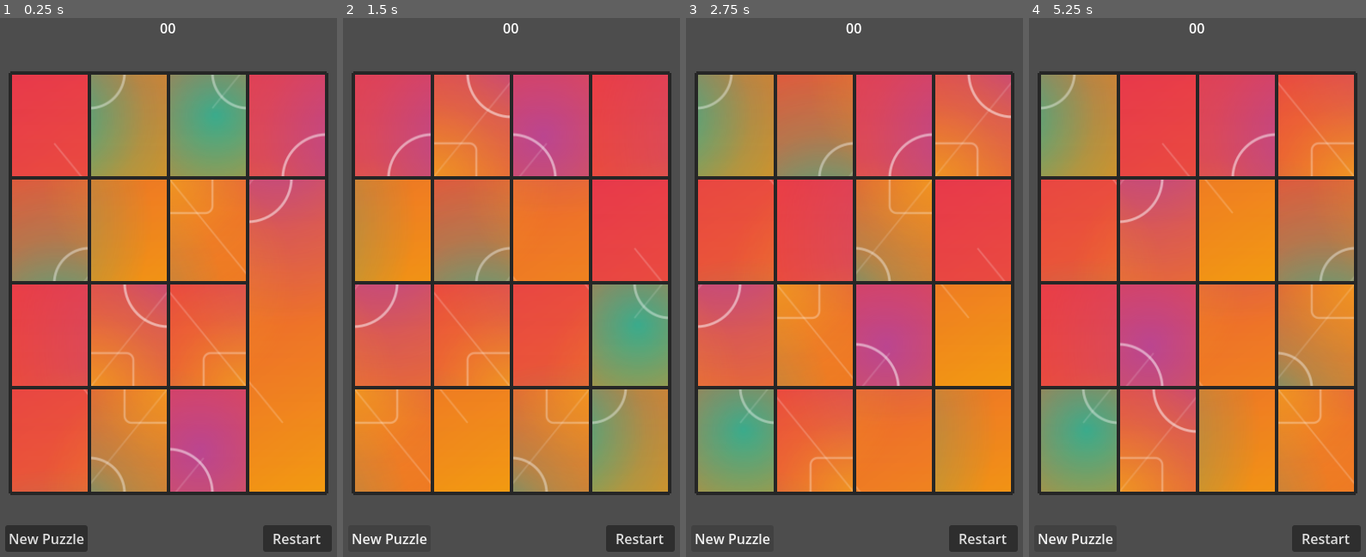
Above: before the commit, frames 1-4 (left to right).
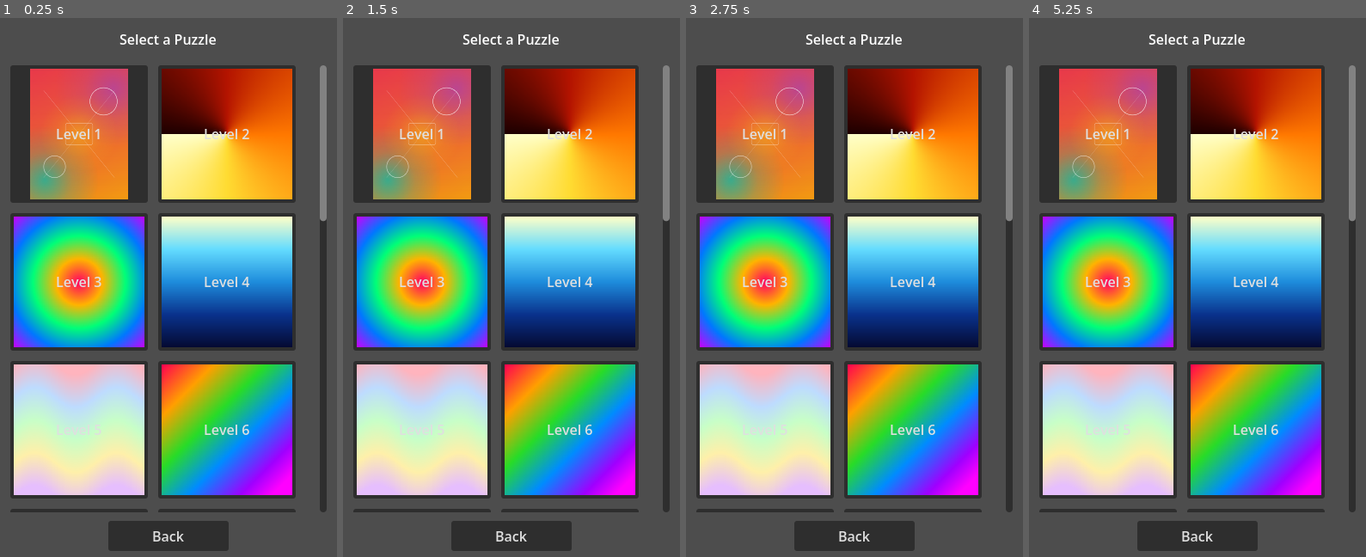
Above: after the commit, the same moments.

Repository: Gare22/Picture-Stitch-Puzzle
Game: Godot game, scene res://level_select.tscn
Same seed, same stepped clock (60 frames per second), same inputs: the game is played once before the commit and once after it. Before the commit the project starts from res://puzzle_game.tscn.
Inputs (mouse positions are in pixels of both pictures, inside the frame that each line leads up to):
- Up to frame 1 (0.25 s): no input
- Up to frame 2 (1.5 s): click (511, 535) at 0.5 s, where only the run after the commit has a clickable "Back"; click (390, 540) at 1.25 s, where only the run before the commit has a clickable "New Puzzle"
- Up to frame 3 (2.75 s): click (733, 540) at 2 s, where only the run before the commit has a clickable "New Puzzle"
- Up to frame 4 (5.25 s): click (1106, 136) at 2.75 s, where only the run after the commit has a clickable "Level 1"; click "New Puzzle" at 3.5 s; click (1106, 136) at 4.25 s, where only the run after the commit has a clickable "Level 1"; click "New Puzzle" at 5 s

The runs differ from the first frame. In frame 1, 79% of the frame differs, in the area x 1-99%, y 0-100%; in frame 2, 77%; in frame 3, 79%; in frame 4, 78%.

Commit message:
Add multi-level system, level select, and fix puzzle layout
- Add LevelManager autoload with @export level_images array
- Add level_select scene with thumbnail grid
- Add auto-numbered level names (Level 1, Level 2, ...)
- Add 10 gradient test images (6 portrait, 4 landscape/square)
- Fix puzzle board scaling to always fit within viewport
- Fix TextureRect expand_mode to prevent zoomed-in rendering
- Fix board centering by using calculated dimensions directly
- Update puzzle_game to load from LevelManager and add navigation
- Replace hardcoded puzzle_image.png with multi-image assets

Diff:
--- /dev/null
+++ b/autoload/level_manager.gd
@@ -0,0 +1,56 @@
+extends Node
+
+## Central registry of all available puzzle images.
+## Drag textures into level_images in the inspector.
+
+## Puzzle images — drag textures here in the editor.
+@export var level_images: Array[Texture2D] = []
+
+## Built at runtime from the exported array.
+var levels: Array[Dictionary] = []
+
+## Index of the currently-selected level (set by LevelSelect).
+var current_index: int = 0
+
+
+func _ready() -> void:
+	_build_levels()
+
+
+## Converts the exported array into a levels array with auto-numbered names.
+func _build_levels() -> void:
+	levels.clear()
+	for i in range(level_images.size()):
+		var tex: Texture2D = level_images[i]
+		levels.append({
+			"name": "Level %d" % (i + 1),
+			"path": tex.resource_path,
+		})
+	print("LevelManager: built %d levels" % levels.size())
+
+
+## Returns the Dictionary for the current level.
+func get_current_level() -> Dictionary:
+	if levels.is_empty():
+		return {}
+	return levels[current_index]
+
+
+## Returns the total number of levels.
+func get_level_count() -> int:
+	return levels.size()
+
+
+## Advance to the next level (wraps around). Returns true if wrapped.
+func advance_level() -> bool:
+	var wrapped := false
+	current_index += 1
+	if current_index >= levels.size():
+		current_index = 0
+		wrapped = true
+	return wrapped
+
+
+## Jump to a specific level index.
+func set_level(index: int) -> void:
+	current_index = clampi(index, 0, levels.size() - 1)
--- /dev/null
+++ b/autoload/level_manager.tscn
@@ -0,0 +1,24 @@
+[gd_scene format=3 uid="uid://c4d547oil8flu"]
+
+[ext_resource type="Script" uid="uid://cs68a8oul5rg1" path="res://autoload/level_manager.gd" id="1_lm"]
+[ext_resource type="Texture2D" uid="uid://b02asoqsfysq5" path="res://assets/gradient_sunset.png" id="2_sunset"]
+[ext_resource type="Texture2D" uid="uid://m6rnimmwtxtx" path="res://assets/gradient_ocean.png" id="3_ocean"]
+[ext_resource type="Texture2D" uid="uid://bsnt0diomdlwo" path="res://assets/gradient_rainbow.png" id="4_rainbow"]
+[ext_resource type="Texture2D" uid="uid://bbrwrywfq41c5" path="res://assets/gradient_neon.png" id="5_neon"]
+[ext_resource type="Texture2D" uid="uid://bwbxwgovynngt" path="res://assets/gradient_pastel.png" id="6_pastel"]
+[ext_resource type="Texture2D" uid="uid://cgvpcfn0efsyd" path="res://assets/gradient_fire.png" id="7_fire"]
+[ext_resource type="Texture2D" uid="uid://68wvectvdq80" path="res://assets/best.png" id="8_best"]
+[ext_resource type="Texture2D" uid="uid://dlv20uramjxf6" path="res://assets/landscape_teal_spiral.png" id="9_2wtu7"]
+[ext_resource type="Texture2D" uid="uid://dj6wu3ib7krvc" path="res://assets/portrait_aurora_grid.png" id="11_6xuwj"]
+[ext_resource type="Texture2D" uid="uid://c0i4x33idhc15" path="res://assets/portrait_constellation.png" id="12_a2nha"]
+[ext_resource type="Texture2D" uid="uid://07apeypwgl87" path="res://assets/portrait_fire_squares.png" id="13_fjsef"]
+[ext_resource type="Texture2D" uid="uid://csnde82gpx6oy" path="res://assets/portrait_forest_rings.png" id="15_23gue"]
+[ext_resource type="Texture2D" uid="uid://p72niimuwyr2" path="res://assets/portrait_lava_diamonds.png" id="16_21472"]
+[ext_resource type="Texture2D" uid="uid://4an2mjsarr38" path="res://assets/portrait_ocean_waves.png" id="18_nqtqp"]
+[ext_resource type="Texture2D" uid="uid://chq1gvqdyyfxp" path="res://assets/portrait_sunset_star.png" id="20_xljmb"]
+[ext_resource type="Texture2D" uid="uid://cwhisnjfsnrao" path="res://assets/portrait_twilight_triangles.png" id="21_kitv8"]
+[ext_resource type="Texture2D" uid="uid://big04geo8ltiq" path="res://assets/square_cherry_blossom.png" id="22_2kg5l"]
+
+[node name="LevelManager" type="Node" unique_id=948858568]
+script = ExtResource("1_lm")
+level_images = Array[Texture2D]([ExtResource("8_best"), ExtResource("7_fire"), ExtResource("5_neon"), ExtResource("3_ocean"), ExtResource("6_pastel"), ExtResource("4_rainbow"), ExtResource("2_sunset"), ExtResource("9_2wtu7"), ExtResource("11_6xuwj"), ExtResource("12_a2nha"), ExtResource("13_fjsef"), ExtResource("15_23gue"), ExtResource("16_21472"), ExtResource("18_nqtqp"), ExtResource("20_xljmb"), ExtResource("21_kitv8"), ExtResource("22_2kg5l")])
--- a/board/puzzle_board.gd
+++ b/board/puzzle_board.gd
@@ -14,7 +14,6 @@
 const SIDE_PADDING: float = 16.0
 const TOP_PADDING: float = 50.0   # room for timer
 const BOTTOM_PADDING: float = 50.0 # room for menu button
-const MAX_HEIGHT_SHRINK: float = 100.0
 
 
 ## Called by GameManager after instantiation.
@@ -37,27 +36,12 @@
 	var board_w = cell_w * columns_count
 	var board_h = cell_h * rows_count
 
-	# Scale the board to fill available height, but constrain width
-	var board_scale = avail_h / board_h
-	var scaled_w = board_w * board_scale
-	if scaled_w > avail_w:
-		board_scale = avail_w / board_w
-		# Check if height would be too constrained
-		var scaled_h = board_h * board_scale
-		if scaled_h < avail_h - MAX_HEIGHT_SHRINK:
-			board_scale = (avail_h - MAX_HEIGHT_SHRINK) / board_h
+	# Scale the board to fit within available area (maintain aspect ratio)
+	var board_scale = minf(avail_w / board_w, avail_h / board_h)
 
 	# Determine the final display cell size
 	var cell_display_w = cell_w * board_scale
 	var cell_display_h = cell_h * board_scale
-
-	# Position the board centered in the available area
-	var total_board_w = cell_display_w * columns_count
-	var total_board_h = cell_display_h * rows_count
-	position = Vector2(
-		(viewport_size.x - total_board_w) * 0.5,
-		TOP_PADDING + (avail_h - total_board_h) * 0.5
-	)
 
 	# ---- Create pieces ----
 	var piece_scene = preload("res://piece/puzzle_piece.tscn")
@@ -75,8 +59,10 @@
 			atlas.atlas = source_image
 			atlas.region = Rect2(col * cell_w, row * cell_h, cell_w, cell_h)
 			piece.texture = atlas
-
+			piece.expand_mode = TextureRect.EXPAND_IGNORE_SIZE
+			piece.stretch_mode = TextureRect.STRETCH_KEEP_ASPECT_CENTERED
 			piece.custom_minimum_size = Vector2(cell_display_w, cell_display_h)
+			piece.size = piece.custom_minimum_size
 			piece.size_flags_horizontal = Control.SIZE_SHRINK_CENTER
 			piece.size_flags_vertical = Control.SIZE_SHRINK_CENTER
 
@@ -117,9 +103,18 @@
 		var piece = pieces[grid_indices[i]]
 		add_child(piece)
 
-	# Since our parent is a plain Node (not a Container), the GridContainer
-	# doesn't auto-size. Set its size to fit all children.
-	size = get_minimum_size()
+	# Set size explicitly from calculated dimensions (don't rely on
+	# get_minimum_size() which can differ due to GridContainer internals).
+	var total_board_w = cell_display_w * columns_count
+	var total_board_h = cell_display_h * rows_count
+	custom_minimum_size = Vector2(total_board_w, total_board_h)
+	size = custom_minimum_size
+
+	# Center the board in the available area
+	position = Vector2(
+		(viewport_size.x - total_board_w) * 0.5,
+		TOP_PADDING + (avail_h - total_board_h) * 0.5
+	)
 
 	update_borders()
 
--- /dev/null
+++ b/level_select.gd
@@ -0,0 +1,52 @@
+extends Control
+
+## Level-selection screen. Shows a scrollable grid of puzzle thumbnails
+## that the player can tap to start.
+
+@onready var grid: GridContainer = $ScrollContainer/GridContainer
+@onready var back_button: Button = $BackButton
+
+const THUMB_SIZE := Vector2(160, 160)
+
+
+func _ready() -> void:
+	back_button.pressed.connect(_on_back_pressed)
+	_build_grid()
+
+
+func _build_grid() -> void:
+	# Clear any existing children
+	for child in grid.get_children():
+		child.queue_free()
+
+	var count := LevelManager.get_level_count()
+	for i in range(count):
+		var level: Dictionary = LevelManager.levels[i]
+		var btn := Button.new()
+		btn.custom_minimum_size = THUMB_SIZE
+		btn.size_flags_horizontal = Control.SIZE_SHRINK_CENTER
+		btn.size_flags_vertical = Control.SIZE_SHRINK_CENTER
+
+		# Load thumbnail texture
+		var tex = load(level["path"]) as Texture2D
+		if tex != null:
+			btn.icon = tex
+			btn.expand_icon = true
+			btn.icon_alignment = HORIZONTAL_ALIGNMENT_CENTER
+			btn.vertical_icon_alignment = VERTICAL_ALIGNMENT_CENTER
+
+		btn.text = level["name"]
+
+		var idx := i
+		btn.pressed.connect(func() -> void: _on_level_pressed(idx))
+		grid.add_child(btn)
+
+
+func _on_level_pressed(index: int) -> void:
+	LevelManager.set_level(index)
+	get_tree().change_scene_to_file("res://puzzle_game.tscn")
+
+
+func _on_back_pressed() -> void:
+	# If there's nowhere to go "back" to, just restart the selection
+	get_tree().reload_current_scene()
--- /dev/null
+++ b/level_select.tscn
@@ -0,0 +1,58 @@
+[gd_scene format=3 uid="uid://do4e6jms0sph3"]
+
+[ext_resource type="Script" uid="uid://cxauuqo6g17tu" path="res://level_select.gd" id="1_ls"]
+
+[node name="LevelSelect" type="Control" unique_id=156040848]
+layout_mode = 3
+anchors_preset = 15
+anchor_right = 1.0
+anchor_bottom = 1.0
+grow_horizontal = 2
+grow_vertical = 2
+script = ExtResource("1_ls")
+
+[node name="Title" type="Label" parent="." unique_id=1848227941]
+layout_mode = 1
+anchors_preset = 10
+anchor_right = 1.0
+offset_left = 20.0
+offset_top = 15.0
+offset_right = -20.0
+offset_bottom = 55.0
+grow_horizontal = 2
+text = "Select a Puzzle"
+horizontal_alignment = 1
+vertical_alignment = 1
+
+[node name="ScrollContainer" type="ScrollContainer" parent="." unique_id=24152581]
+layout_mode = 1
+anchors_preset = 15
+anchor_right = 1.0
+anchor_bottom = 1.0
+offset_left = 16.0
+offset_top = 65.0
+offset_right = -16.0
+offset_bottom = -55.0
+grow_horizontal = 2
+grow_vertical = 2
+
+[node name="GridContainer" type="GridContainer" parent="ScrollContainer" unique_id=186500959]
+layout_mode = 2
+size_flags_horizontal = 3
+theme_override_constants/h_separation = 12
+theme_override_constants/v_separation = 12
+columns = 2
+
+[node name="BackButton" type="Button" parent="." unique_id=1072905673]
+layout_mode = 1
+anchors_preset = 12
+anchor_top = 1.0
+anchor_right = 1.0
+anchor_bottom = 1.0
+offset_left = 130.0
+offset_top = -45.0
+offset_right = -130.0
+offset_bottom = -10.0
+grow_horizontal = 2
+grow_vertical = 0
+text = "Back"
--- a/project.godot
+++ b/project.godot
@@ -11,8 +11,12 @@
 [application]
 
 config/name="Picture Puzzle"
-run/main_scene="res://puzzle_game.tscn"
+run/main_scene="res://level_select.tscn"
 config/features=PackedStringArray("4.6", "GL Compatibility")
+
+[autoload]
+
+LevelManager="*res://autoload/level_manager.tscn"
 
 [display]
 
@@ -24,3 +28,4 @@
 
 renderer/rendering_method="gl_compatibility"
 renderer/rendering_method.mobile="gl_compatibility"
+textures/vram_compression/import_etc2_astc=true
--- a/puzzle_game.gd
+++ b/puzzle_game.gd
@@ -7,6 +7,7 @@
 @onready var restart_button: Button = $RestartButton
 @onready var win_message: Label = $WinMessage
 @onready var win_button: Button = $WinButton
+@onready var level_select_button: Button = $LevelSelectButton
 
 var elapsed_time: float = 0.0
 var is_complete: bool = false
@@ -14,14 +15,24 @@
 ## Default puzzle dimensions.
 const DEFAULT_COLUMNS: int = 4
 const DEFAULT_ROWS: int = 4
-const SOURCE_IMAGE_PATH: String = "res://assets/puzzle_image.png"
+
+## The "New Puzzle" button on the win overlay — reused as "Next Puzzle".
+@onready var next_button: Button = $WinButton
 
 
 func _ready() -> void:
-	var image = load(SOURCE_IMAGE_PATH) as Texture2D
+	var level: Dictionary = LevelManager.get_current_level()
+	if level.is_empty():
+		push_error("Picture Puzzle: No level selected")
+		return
+
+	var image = load(level["path"]) as Texture2D
 	if image == null:
-		push_error("Picture Puzzle: Could not load source image at ", SOURCE_IMAGE_PATH)
+		push_error("Picture Puzzle: Could not load image at ", level["path"])
 		return
+
+	# Update the title / win message to show which puzzle this is
+	win_message.text = "Complete!  (%s)" % level["name"]
 
 	# Locate the PuzzleBoard — it's a direct child
 	var board = $PuzzleBoard
@@ -35,10 +46,12 @@
 
 	menu_button.pressed.connect(_on_menu_pressed)
 	restart_button.pressed.connect(_on_restart_pressed)
-	win_button.pressed.connect(_on_menu_pressed)
+	win_button.pressed.connect(_on_next_pressed)
+	level_select_button.pressed.connect(_on_level_select_pressed)
 
 	win_message.visible = false
 	win_button.visible = false
+	level_select_button.visible = false
 
 
 func _process(delta: float) -> void:
@@ -67,11 +80,22 @@
 
 
 func _on_menu_pressed() -> void:
-	get_tree().reload_current_scene()
+	get_tree().change_scene_to_file("res://level_select.tscn")
 
 
 func _on_restart_pressed() -> void:
 	get_tree().reload_current_scene()
+
+
+## Advance to the next puzzle image.
+func _on_next_pressed() -> void:
+	LevelManager.advance_level()
+	get_tree().reload_current_scene()
+
+
+## Return to the level selection screen.
+func _on_level_select_pressed() -> void:
+	get_tree().change_scene_to_file("res://level_select.tscn")
 
 
 ## Called by PuzzleBoard when all pieces are in their correct positions.
@@ -79,3 +103,4 @@
 	is_complete = true
 	win_message.visible = true
 	win_button.visible = true
+	level_select_button.visible = true
--- a/puzzle_game.tscn
+++ b/puzzle_game.tscn
@@ -11,6 +11,7 @@
 theme_override_constants/v_separation = 0
 
 [node name="TimerLabel" type="Label" parent="." unique_id=422968927]
+visible = false
 custom_minimum_size = Vector2(400, 30)
 offset_top = 10.0
 offset_right = 400.0
@@ -51,4 +52,13 @@
 offset_top = 330.0
 offset_right = 300.0
 offset_bottom = 380.0
-text = "New Puzzle"
+text = "Next Puzzle"
+
+[node name="LevelSelectButton" type="Button" parent="." unique_id=1059629034]
+visible = false
+custom_minimum_size = Vector2(200, 40)
+offset_left = 100.0
+offset_top = 390.0
+offset_right = 300.0
+offset_bottom = 430.0
+text = "Level Select"
Renamed: assets/puzzle_image.png -> assets/best.png
Not shown, added: assets/best.png.import
Binary file added: assets/gradient_fire.png
Not shown, added: assets/gradient_fire.png.import
Binary file added: assets/gradient_neon.png
Not shown, changed: assets/gradient_neon.png.import
Binary file added: assets/gradient_ocean.png
Not shown, added: assets/gradient_ocean.png.import
Binary file added: assets/gradient_pastel.png
Not shown, added: assets/gradient_pastel.png.import
Binary file added: assets/gradient_rainbow.png
Not shown, added: assets/gradient_rainbow.png.import
(and 25 more such lines)
